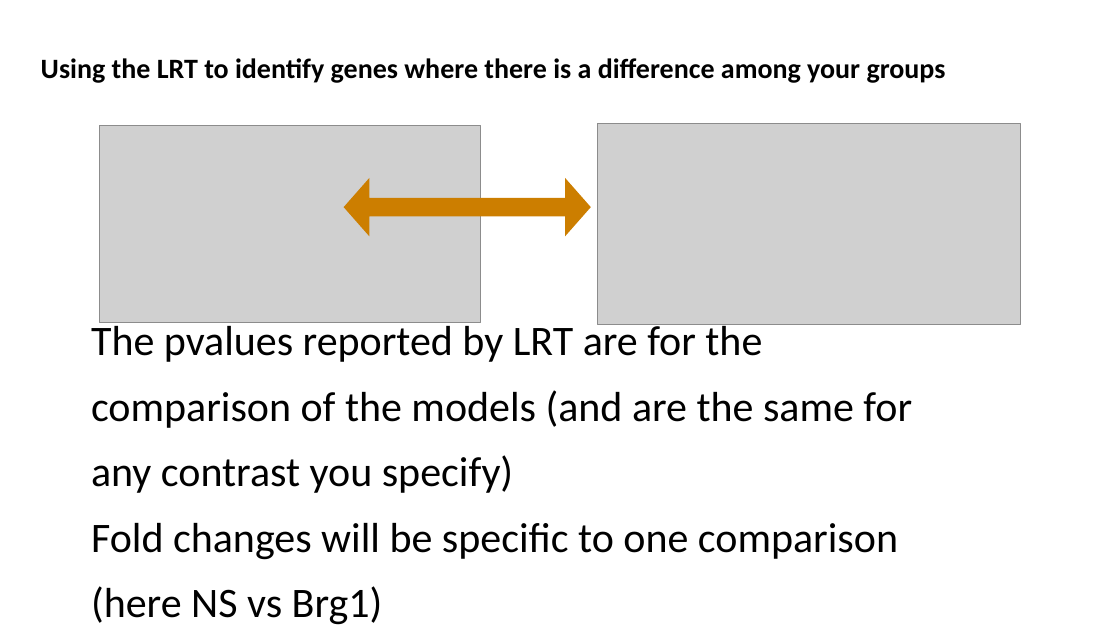
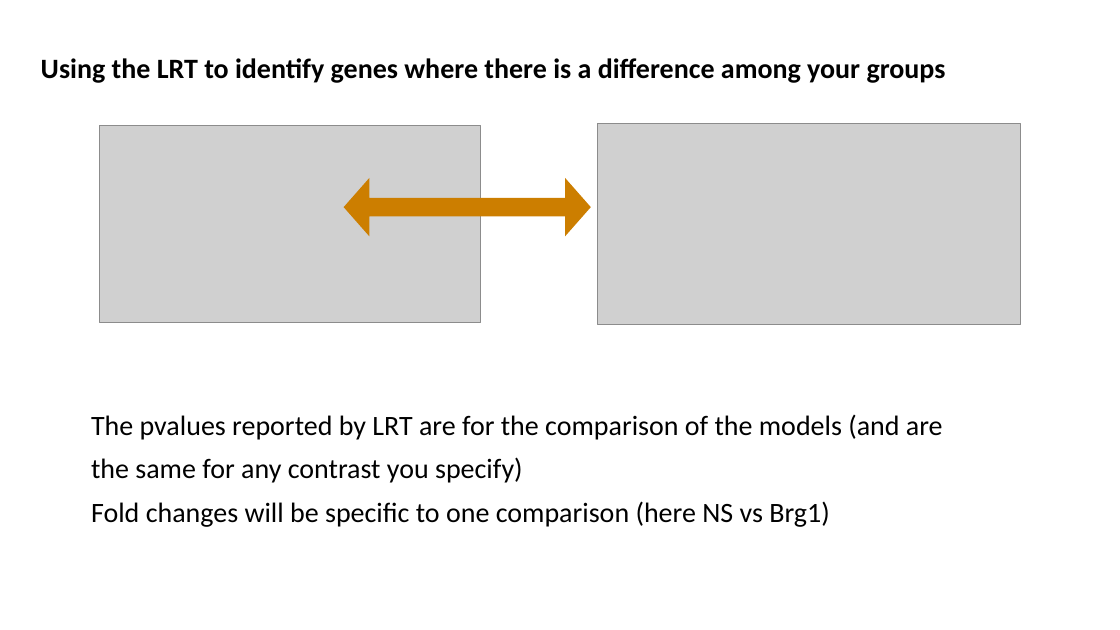
Before and after one commit to jraab/GNET749_RNAseq, a slide deck: slide 29 of lectures/2023_GNET749_Lecture6_Batch_ExpDesign.pptx. Drawn at 1120x630 pixels with LibreOffice and Linux fonts; fonts in the diff are those of the drawing; grey boxes stand for pictures. Boxes give left, top, right and bottom in pixels: in the first picture for what was removed or moved away, otherwise in the second. Text is boxed around its words. In the diff, an @@ line names an element or a change of style, - is before the commit and + after.

```diff
--- a/lectures/2023_GNET749_Lecture6_Batch_ExpDesign.pptx
+++ b/lectures/2023_GNET749_Lecture6_Batch_ExpDesign.pptx
@@ text "The pvalues reported by LRT ...": place and size @@
-text "The pvalues reported by LRT ..." at bbox=[91, 321, 912, 625]
+text "The pvalues reported by LRT ..." at bbox=[91, 415, 943, 527]
@@ text "The pvalues reported by LRT ..." at bbox=[91, 415, 943, 527]: size 36 to 24 pt @@
```
Also in this commit, not shown: 15 other slides changed, 1 slide added, 2 slides removed, 7 other files.
